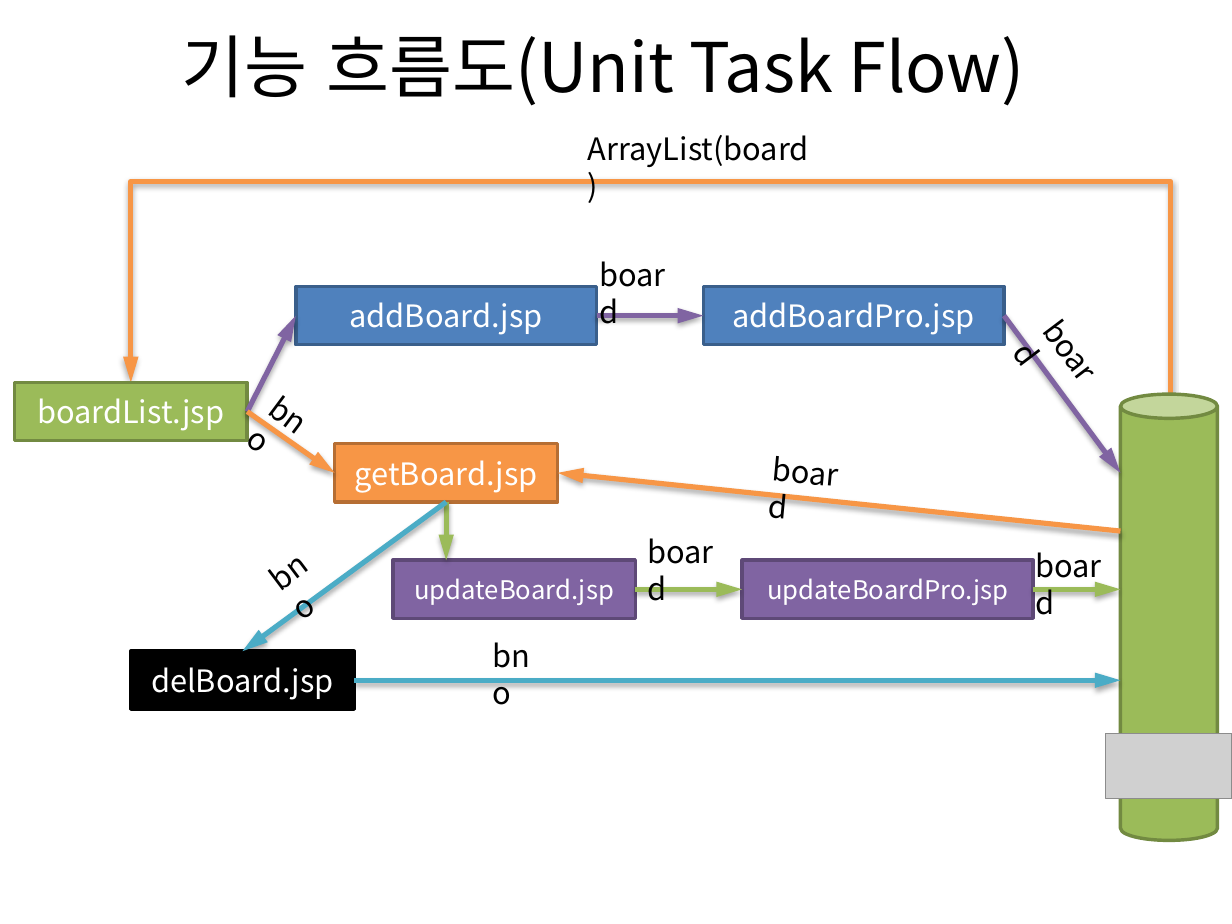
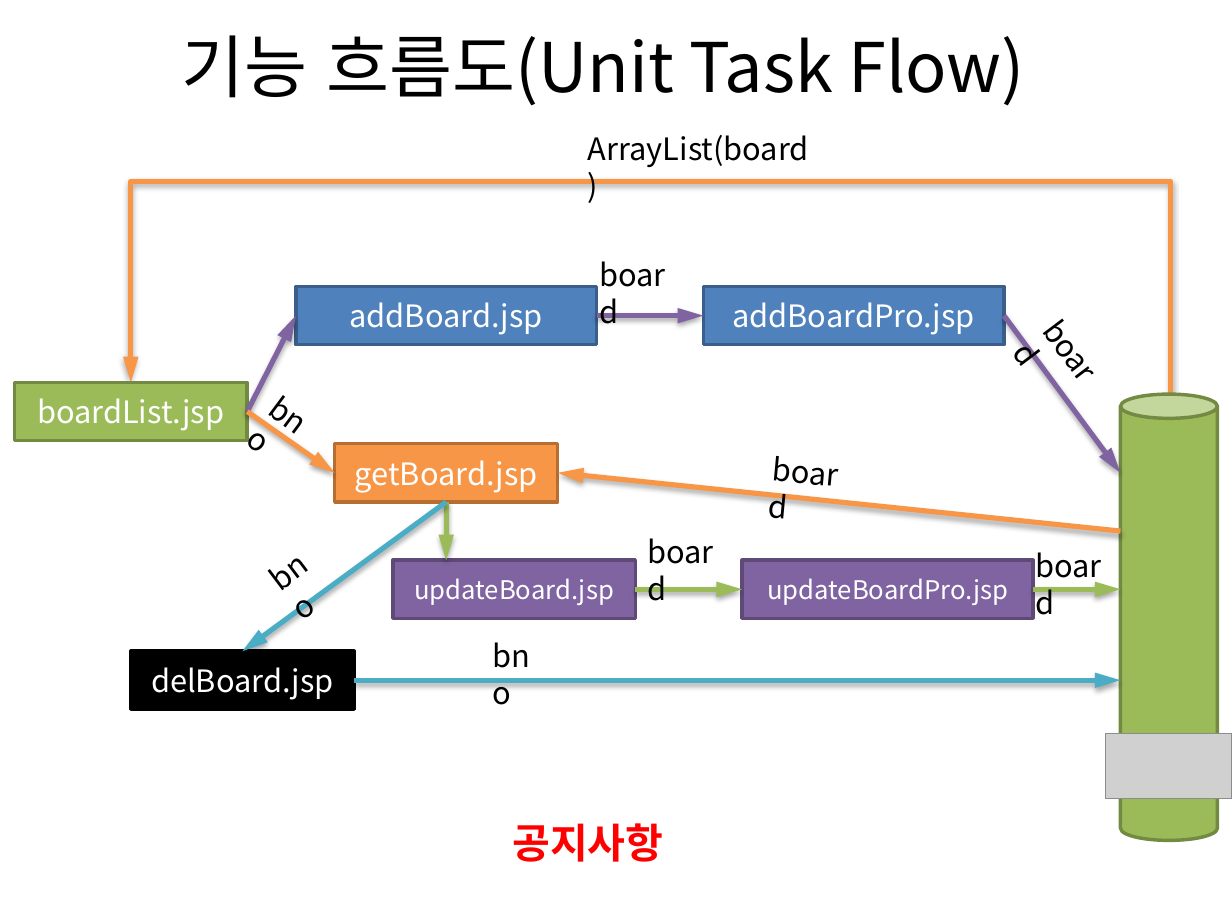
Before and after one commit to kktlove/pro01, a slide deck: slide 1 of pro01.pptx. Drawn at 1232x924 pixels with LibreOffice and Linux fonts; fonts in the diff are those of the drawing; grey boxes stand for pictures. Boxes give left, top, right and bottom in pixels: in the first picture for what was removed or moved away, otherwise in the second. Text is boxed around its words. In the diff, an @@ line names an element or a change of style, - is before the commit and + after.

```diff
--- a/pro01.pptx
+++ b/pro01.pptx
@@ text added at [512, 823, 663, 862], 24 pt, text #FF0000, bold @@
+공지사항
```
Also in this commit, not shown: 1 slide added, 1 slide removed, 15 other files.
